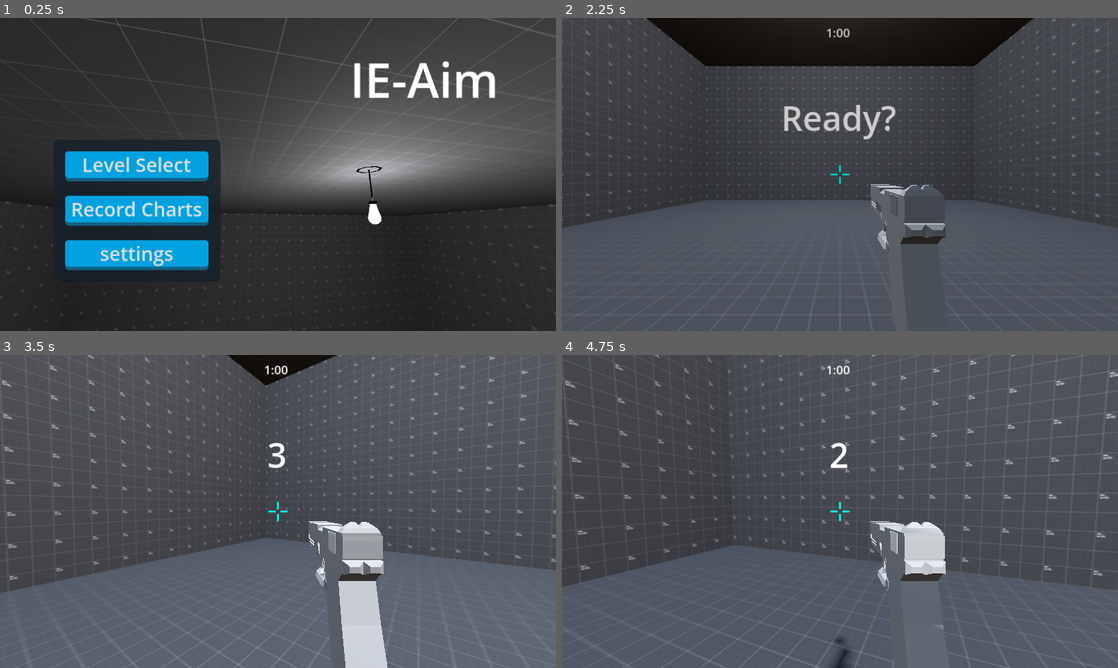
Above: before the commit, frames 1-4 (two rows, left to right).
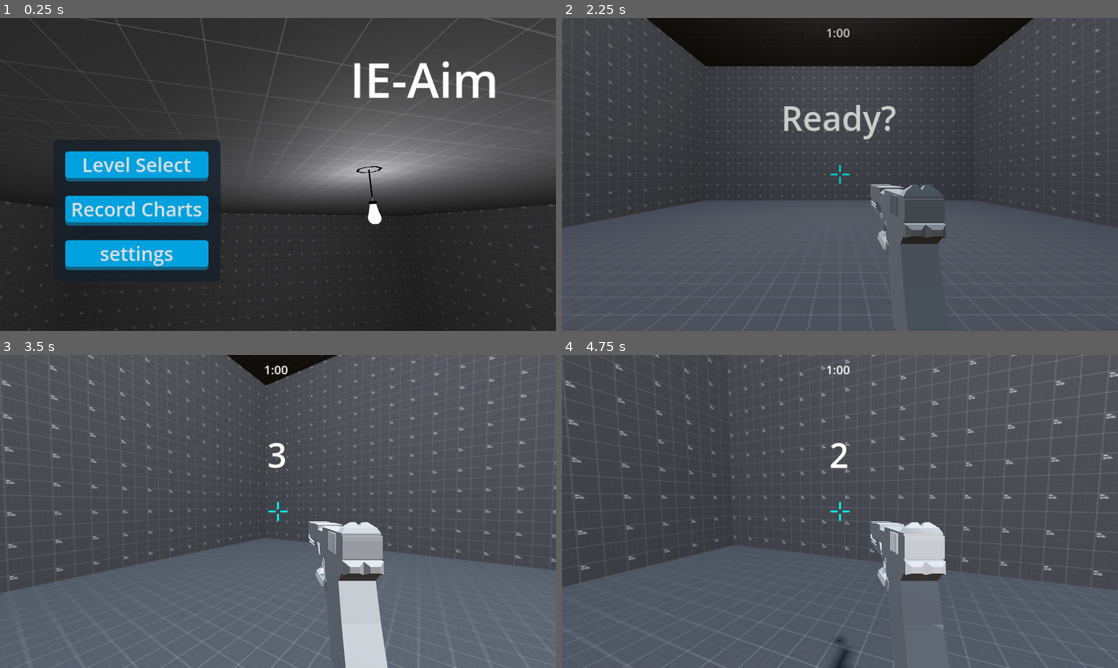
Above: after the commit, the same moments.

Repository: PureAsbestos/ie-aim
Game: Godot game, scene res://scenes/main.tscn
The game is run twice, just before and just after one commit, with the same random seed, the same clock (stepped at 60 frames per second) and the same inputs.
Inputs (mouse positions are in pixels of both pictures, inside the frame that each line leads up to):
- Up to frame 1 (0.25 s): no input
- Up to frame 2 (2.25 s): click "Level Select" at 0.5 s; click "Grid Shot" at 1.25 s; tap Enter (ui_accept) at 2 s; move the mouse to (867, 174) at 2.02 s; hold W (Forward) from 2.03 s (still down); click (867, 174) at 2.1 s
- Up to frame 3 (3.5 s): keep holding W (Forward); tap Enter (ui_accept) at 2.27, 3.02 s; move the mouse to (250, 511) at 2.77 s; click (250, 511) at 2.85 s
- Up to frame 4 (4.75 s): keep holding W (Forward); move the mouse to (851, 505) at 3.52 s; click (851, 505) at 3.6 s; move the mouse to (834, 517) at 4.27 s; click (834, 517) at 4.35 s; tap Enter (ui_accept) at 4.52 s

The runs differ from the first frame. In frame 1, less than 0.1% of the frame differs, in the area x 66-69%, y 48-66%; in frame 2, less than 0.1%; in frame 3, 0.2%, in the area x 41-70%, y 0-100%; in frame 4, 0.2%.

Commit message:
Enable antialiasing

Diff:
--- a/project.godot
+++ b/project.godot
@@ -64,3 +64,5 @@
 [rendering]
 
 renderer/rendering_method="mobile"
+anti_aliasing/quality/msaa_3d=2
+anti_aliasing/quality/screen_space_aa=1
--- a/scenes/menus/title.tscn
+++ b/scenes/menus/title.tscn
@@ -20,6 +20,8 @@
 
 [node name="SubViewport" type="SubViewport" parent="SubViewportContainer"]
 handle_input_locally = false
+msaa_3d = 2
+screen_space_aa = 1
 size = Vector2i(1152, 648)
 render_target_update_mode = 4
 
